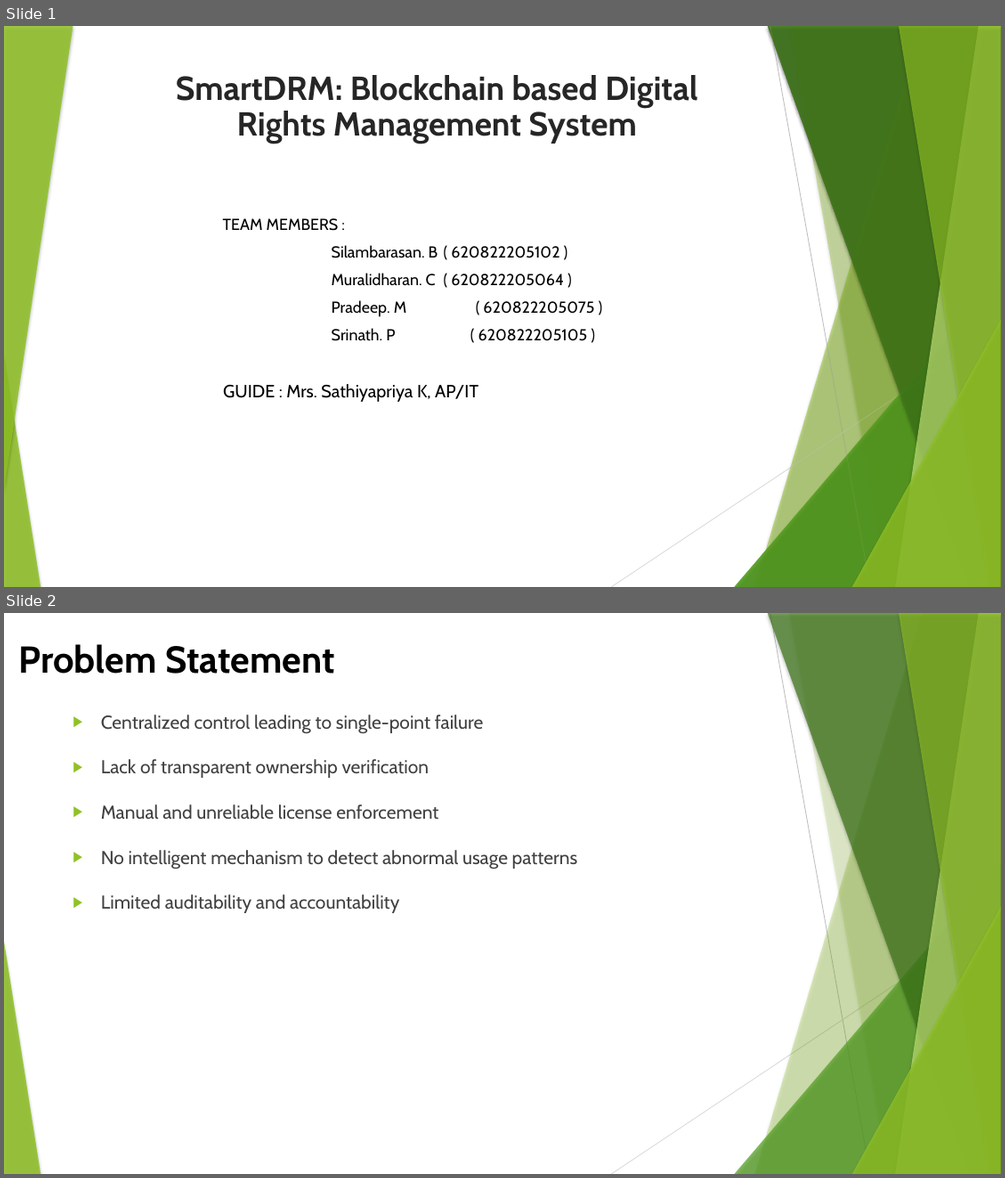
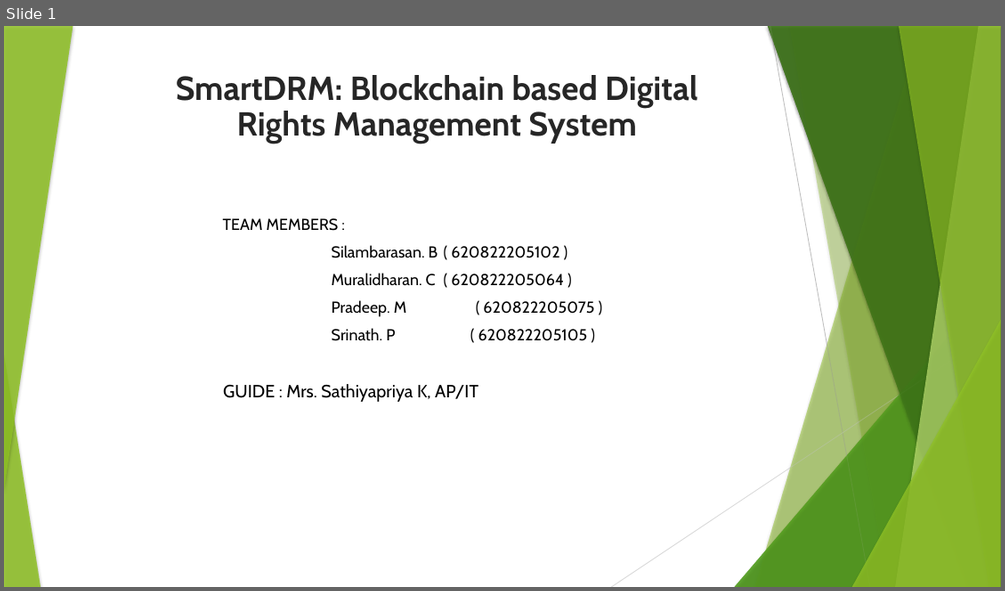
Before and after one commit to SridharanThangaraji/smartdrm-x, a slide deck: Team-2.pptx. Shown one above the other, each under a label of ours: slides 1 and 2 before the commit, slide 1 after it. The pictures are 1005x1178 and 1005x591 pixels, drawn with LibreOffice and Linux fonts; fonts in the diff are those of the drawing. Boxes give left, top, right and bottom in pixels: in the first picture for what was removed or moved away, otherwise in the second. Text is boxed around its words. In the diff, an @@ line names an element or a change of style, - is before the commit and + after.

```diff
--- a/Team-2.pptx
+++ b/Team-2.pptx
@@ slide 2 removed at (4, 613, 1001, 1174), background #FFFFFF; not listed: 10 template elements that a slide beside it also shows @@
@@ title removed at (19, 644, 334, 674) @@
-Problem Statement
@@ text removed at (101, 714, 578, 913) @@
-▶ Centralized control leading to single-point failure
-▶ Lack of transparent ownership verification
-▶ Manual and unreliable license enforcement
-▶ No intelligent mechanism to detect abnormal usage patterns
-▶ Limited auditability and accountability
```
Also in this commit, not shown: 8 other slides changed, 7 slides added, 5 other slides removed, 1 other file.
